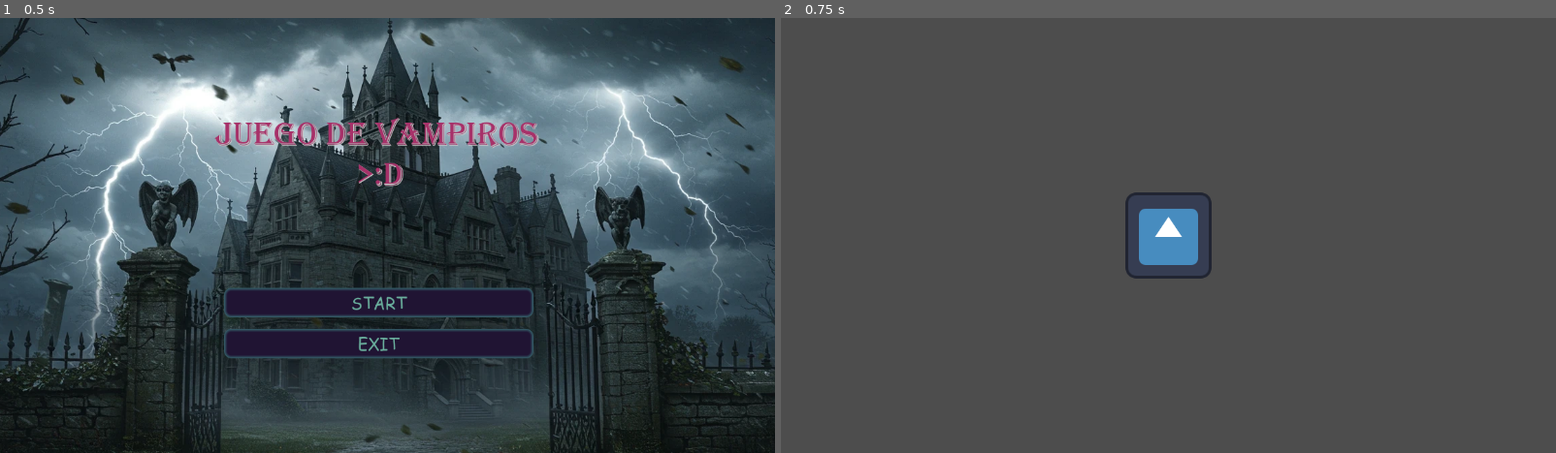
Above: before the commit, frames 1-2 (left to right).
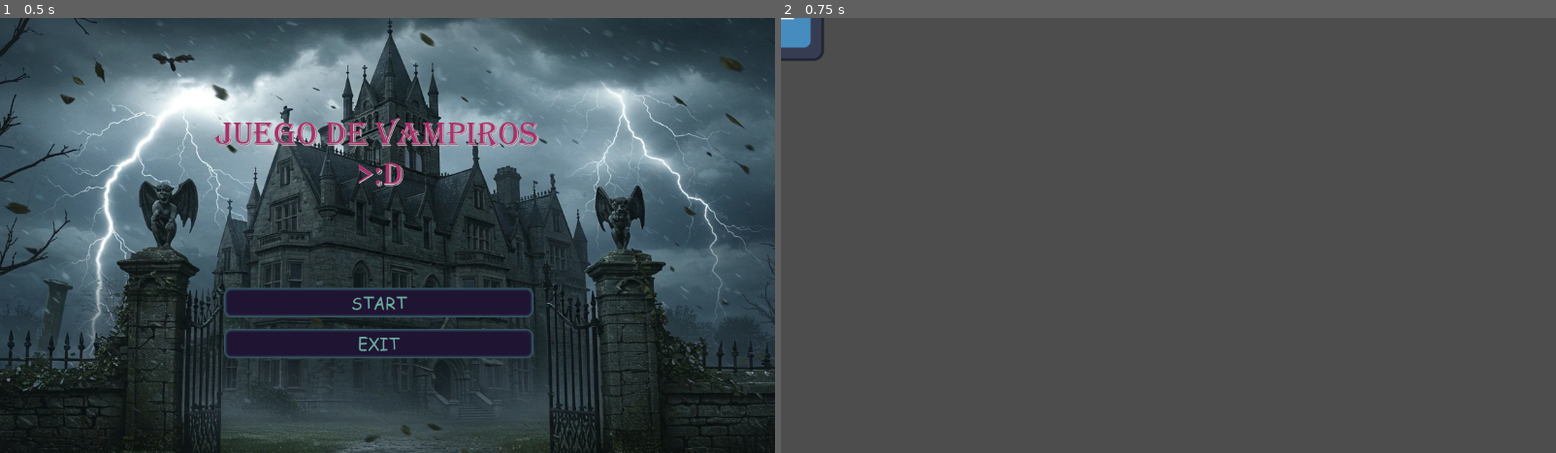
Above: after the commit, the same moments.

Repository: eddysanoli/global-game-jam-gt-2026
Game: Godot game, scene res://UI/mainMenu.tscn
The game is run twice, just before and just after one commit, with the same random seed, the same clock (stepped at 60 frames per second) and the same inputs. The project has no main scene, so this scene is started directly. The engine's default icon, where the game draws it, is replaced by a stand-in: a white triangle on a blue panel in a dark square.
Inputs:
- Up to frame 1 (0.5 s): no input
- Up to frame 2 (0.75 s): click "START" at 0.5 s

Frame 1 is identical in both runs. In frame 2, 1.6% of the frame differs, in the area x 0-56%, y 0-60%.

Commit message:
click done, pause and kill start

Diff:
--- /dev/null
+++ b/UI/KillView.tscn
@@ -0,0 +1,46 @@
+[gd_scene format=3 uid="uid://bwrm4swv0p5pj"]
+
+[ext_resource type="Theme" uid="uid://djroh1jot6ik5" path="res://UI/UITheme.tres" id="1_cngpl"]
+
+[node name="KillView" type="Control" unique_id=1105548395]
+layout_mode = 3
+anchors_preset = 15
+anchor_right = 1.0
+anchor_bottom = 1.0
+grow_horizontal = 2
+grow_vertical = 2
+
+[node name="ColorRect" type="ColorRect" parent="." unique_id=1299344515]
+layout_mode = 1
+anchors_preset = 15
+anchor_right = 1.0
+anchor_bottom = 1.0
+grow_horizontal = 2
+grow_vertical = 2
+color = Color(0, 0, 0, 0.4)
+
+[node name="HBoxContainer" type="HBoxContainer" parent="." unique_id=246380171]
+layout_mode = 1
+anchors_preset = 8
+anchor_left = 0.5
+anchor_top = 0.5
+anchor_right = 0.5
+anchor_bottom = 0.5
+offset_left = -390.0
+offset_top = 5.0
+offset_right = 391.0
+offset_bottom = 76.0
+grow_horizontal = 2
+grow_vertical = 2
+theme_override_constants/separation = 100
+alignment = 1
+
+[node name="Button" type="Button" parent="HBoxContainer" unique_id=1237317246]
+layout_mode = 2
+theme = ExtResource("1_cngpl")
+text = "        KILL         "
+
+[node name="Button2" type="Button" parent="HBoxContainer" unique_id=1850443902]
+layout_mode = 2
+theme = ExtResource("1_cngpl")
+text = "        Cancel         "
--- /dev/null
+++ b/UI/PauseMenu.tscn
@@ -0,0 +1,46 @@
+[gd_scene format=3 uid="uid://c7jxp0ig31ge"]
+
+[ext_resource type="Theme" uid="uid://djroh1jot6ik5" path="res://UI/UITheme.tres" id="1_05bun"]
+
+[node name="PauseMenu" type="Control" unique_id=127774544]
+layout_mode = 3
+anchors_preset = 15
+anchor_right = 1.0
+anchor_bottom = 1.0
+grow_horizontal = 2
+grow_vertical = 2
+
+[node name="ColorRect" type="ColorRect" parent="." unique_id=1174891693]
+layout_mode = 1
+anchors_preset = 15
+anchor_right = 1.0
+anchor_bottom = 1.0
+grow_horizontal = 2
+grow_vertical = 2
+color = Color(0, 0, 0, 0.3019608)
+
+[node name="VBoxContainer" type="VBoxContainer" parent="." unique_id=1027053707]
+layout_mode = 1
+anchors_preset = 8
+anchor_left = 0.5
+anchor_top = 0.5
+anchor_right = 0.5
+anchor_bottom = 0.5
+offset_left = -147.0
+offset_top = -44.5
+offset_right = 147.0
+offset_bottom = 44.5
+grow_horizontal = 2
+grow_vertical = 2
+
+[node name="Resume" type="Button" parent="VBoxContainer" unique_id=787571911]
+layout_mode = 2
+theme = ExtResource("1_05bun")
+text = "RESUME"
+
+[node name="MainMenu" type="Button" parent="VBoxContainer" unique_id=1850261792]
+layout_mode = 2
+theme = ExtResource("1_05bun")
+text = "RETURN TO
+MAIN MENU
+"
--- /dev/null
+++ b/UI/Tests/Monigote.tscn
@@ -0,0 +1,19 @@
+[gd_scene format=3 uid="uid://2l7t2gjjmk2x"]
+
+[ext_resource type="Script" uid="uid://cyk8ehvnnxbpg" path="res://UI/Tests/monigote.gd" id="1_4fgyk"]
+[ext_resource type="Texture2D" uid="uid://yc5qo1m1fo2d" path="res://icon.svg" id="1_wpdq5"]
+
+[sub_resource type="RectangleShape2D" id="RectangleShape2D_4fgyk"]
+size = Vector2(130, 128)
+
+[node name="Monigote" type="CharacterBody2D" unique_id=1613542649]
+input_pickable = true
+script = ExtResource("1_4fgyk")
+
+[node name="Sprite2D" type="Sprite2D" parent="." unique_id=1623536484]
+texture = ExtResource("1_wpdq5")
+
+[node name="CollisionShape2D" type="CollisionShape2D" parent="." unique_id=1486122065]
+shape = SubResource("RectangleShape2D_4fgyk")
+
+[connection signal="input_event" from="." to="." method="_on_input_event"]
--- /dev/null
+++ b/UI/Tests/monigote.gd
@@ -0,0 +1,7 @@
+extends CharacterBody2D
+
+signal monigoteClicked(node)
+
+func _on_input_event(viewport: Node, event: InputEvent, shape_idx: int) -> void:
+	if event.is_action_pressed("click"):
+		monigoteClicked.emit(self)
--- a/UI/testScene.tscn
+++ b/UI/testScene.tscn
@@ -1,8 +1,12 @@
 [gd_scene format=3 uid="uid://du2ojqnsxwyag"]
 
-[ext_resource type="PackedScene" uid="uid://bmb71f2cti8n" path="res://UI/jugador_pipe.tscn" id="1_afpva"]
+[ext_resource type="Script" uid="uid://b8najeefsccwb" path="res://UI/test_scene.gd" id="1_2o222"]
+[ext_resource type="PackedScene" uid="uid://2l7t2gjjmk2x" path="res://UI/Tests/Monigote.tscn" id="2_kehb0"]
+[ext_resource type="PackedScene" uid="uid://bwrm4swv0p5pj" path="res://UI/KillView.tscn" id="3_0wpys"]
+[ext_resource type="PackedScene" uid="uid://c7jxp0ig31ge" path="res://UI/PauseMenu.tscn" id="4_0vfwn"]
 
 [node name="TestScene" type="Node2D" unique_id=146570446]
+script = ExtResource("1_2o222")
 
 [node name="ColorRect" type="ColorRect" parent="." unique_id=604807699]
 z_index = -4096
@@ -12,5 +16,13 @@
 grow_horizontal = 2
 grow_vertical = 2
 
-[node name="Jugador pipe" parent="." unique_id=679273842 instance=ExtResource("1_afpva")]
-position = Vector2(578, 323)
+[node name="Monigote" parent="." unique_id=1613542649 instance=ExtResource("2_kehb0")]
+
+[node name="KillView" parent="." unique_id=1105548395 instance=ExtResource("3_0wpys")]
+visible = false
+
+[node name="PauseMenu" parent="." unique_id=127774544 instance=ExtResource("4_0vfwn")]
+visible = false
+
+[connection signal="input_event" from="Monigote" to="." method="_on_monigote_input_event"]
+[connection signal="monigoteClicked" from="Monigote" to="." method="_on_monigote_monigote_clicked"]
--- /dev/null
+++ b/UI/test_scene.gd
@@ -0,0 +1,15 @@
+extends Node2D
+
+
+# Called when the node enters the scene tree for the first time.
+func _ready() -> void:
+	pass # Replace with function body.
+
+
+# Called every frame. 'delta' is the elapsed time since the previous frame.
+func _process(delta: float) -> void:
+	pass
+
+
+func _on_monigote_monigote_clicked(node: Variant) -> void:
+	print(node.name)
Not shown, added: UI/Tests/monigote.gd.uid
Not shown, added: UI/test_scene.gd.uid
